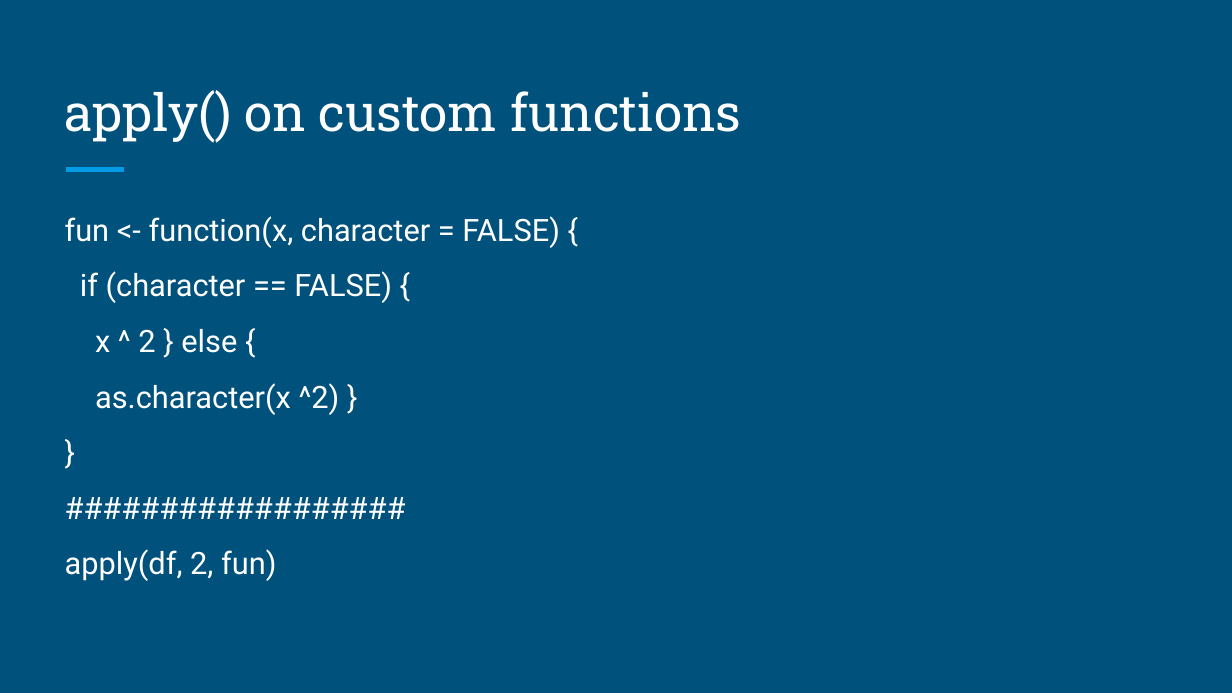
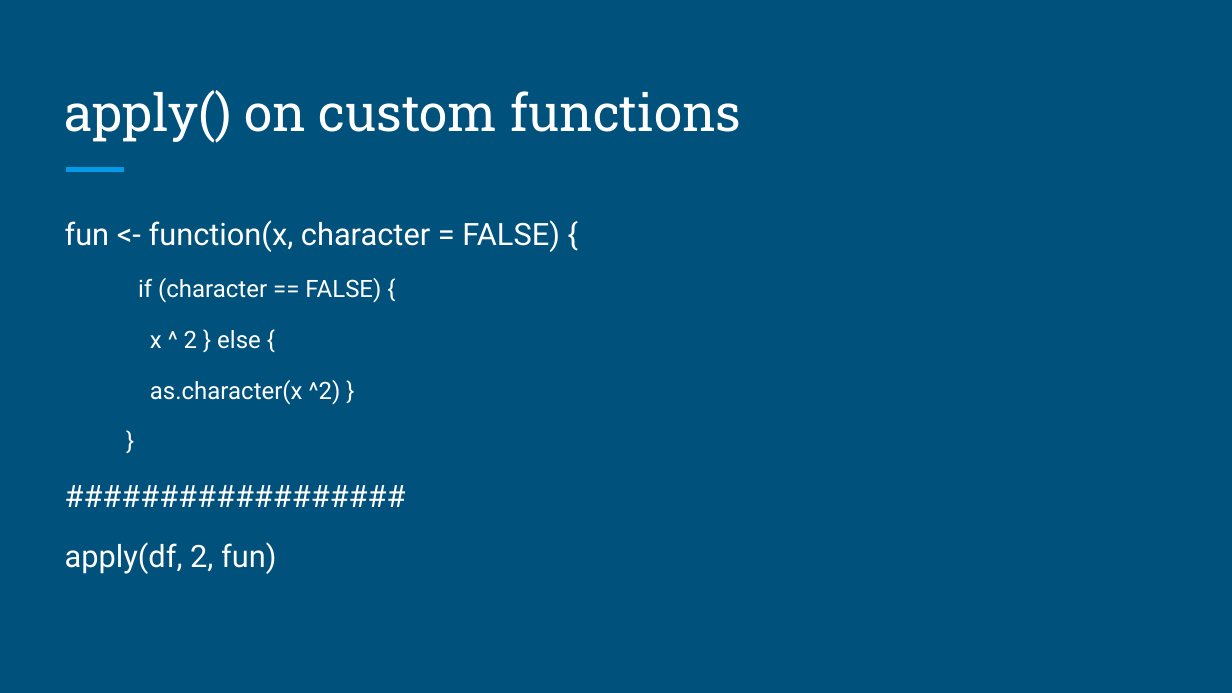
Before and after one commit to brandonyph/APB-Workshop-DataAnalyticsEssentials, a slide deck: slide 18 of Week3-Pipes-and-Iteration/Week 3-Pipes and Iteration.pptx. Drawn at 1232x693 pixels with LibreOffice and Linux fonts; fonts in the diff are those of the drawing. Boxes give left, top, right and bottom in pixels: in the first picture for what was removed or moved away, otherwise in the second. Text is boxed around its words. In the diff, an @@ line names an element or a change of style, - is before the commit and + after.

```diff
--- a/Week3-Pipes-and-Iteration/Week 3-Pipes and Iteration.pptx
+++ b/Week3-Pipes-and-Iteration/Week 3-Pipes and Iteration.pptx
@@ text "fun <- function(x, character = ..." at <box>65,220,560,574</box>: size 18 to 14 pt in "if (character == FALSE) {", "x ^ 2 } else {", "as.character(x ^2) }", "}"; line spacing 0.95 to 1.05; list level 1 to 2 in "if (character == FALSE) {"; list level 1 to 2 in "x ^ 2 } else ..."; list level 1 to 2 in "as.character(x ^2) }"; list level 1 to 2 in "}" @@
```
Also in this commit, not shown: 5 other slides changed, 1 slide added, 35 other files.
